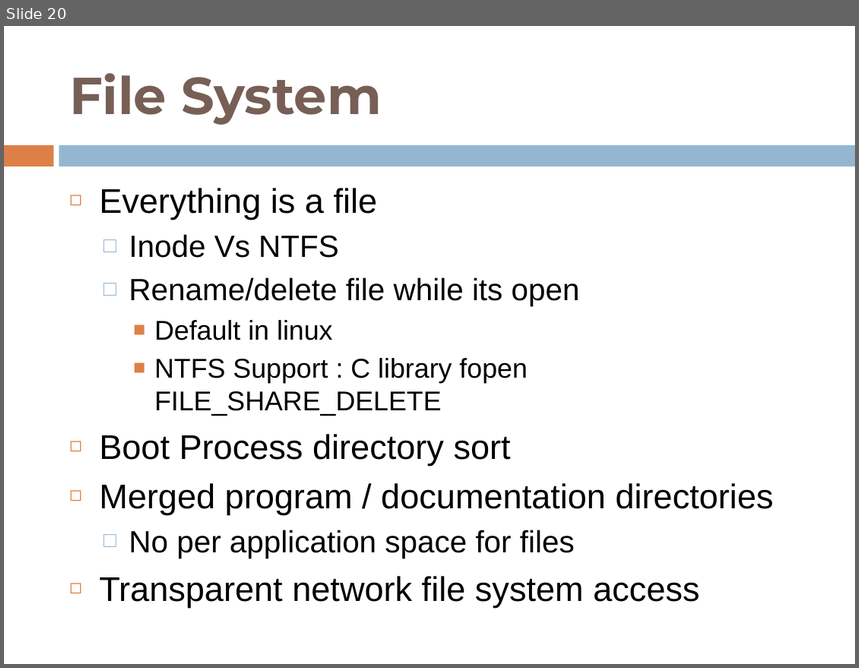
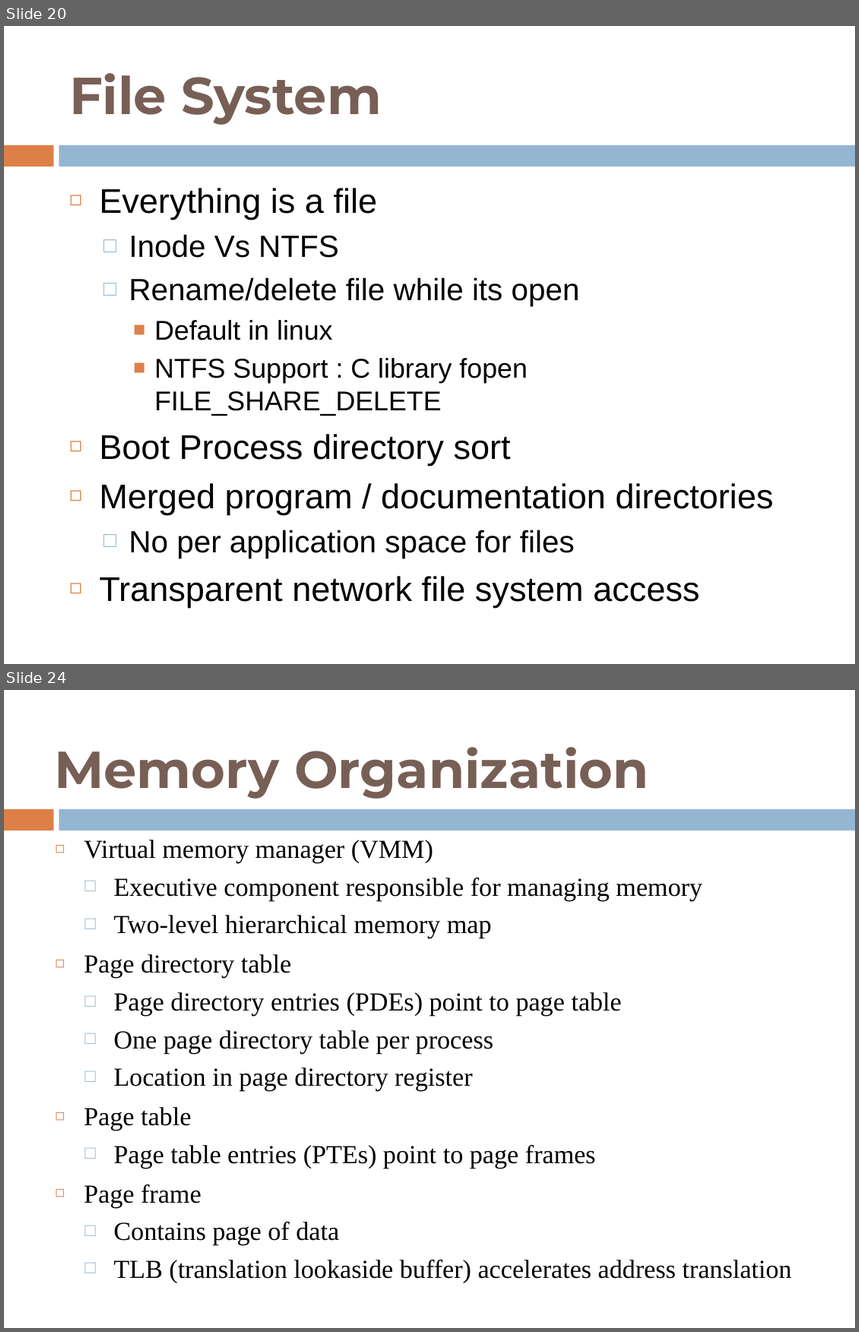
Before and after one commit to shyamrajendran/OS_MPS, a slide deck: 4th_credit/survey.pptx. Shown one above the other, each under a label of ours: slide 20 before the commit, slides 20 and 24 after it; the slides between them are not shown. The pictures are 859x668 and 859x1332 pixels, drawn with LibreOffice and Linux fonts; fonts in the diff are those of the drawing. Boxes give left, top, right and bottom in pixels: in the first picture for what was removed or moved away, otherwise in the second. Text is boxed around its words. In the diff, an @@ line names an element or a change of style, - is before the commit and + after.

```diff
--- a/4th_credit/survey.pptx
+++ b/4th_credit/survey.pptx
@@ slide 24 added at [4, 690, 855, 1328], background #FFFFFF; not listed: 2 template elements that a slide beside it also shows @@
@@ title added at [54, 747, 649, 799], 44 pt, text #775F55, bold @@
+Memory Organization
@@ text added at [84, 840, 792, 1284], 22 pt, text #000000 @@
+◻ Virtual memory manager (VMM)
+  □ Executive component responsible for managing memory
+  □ Two-level hierarchical memory map
+◻ Page directory table
+  □ Page directory entries (PDEs) point to page table
+  □ One page directory table per process
+  □ Location in page directory register
+◻ Page table
+  □ Page table entries (PTEs) point to page frames
+◻ Page frame
+  □ Contains page of data
+  □ TLB (translation lookaside buffer) accelerates address translation
```
Also in this commit, not shown: 7 other slides added.
